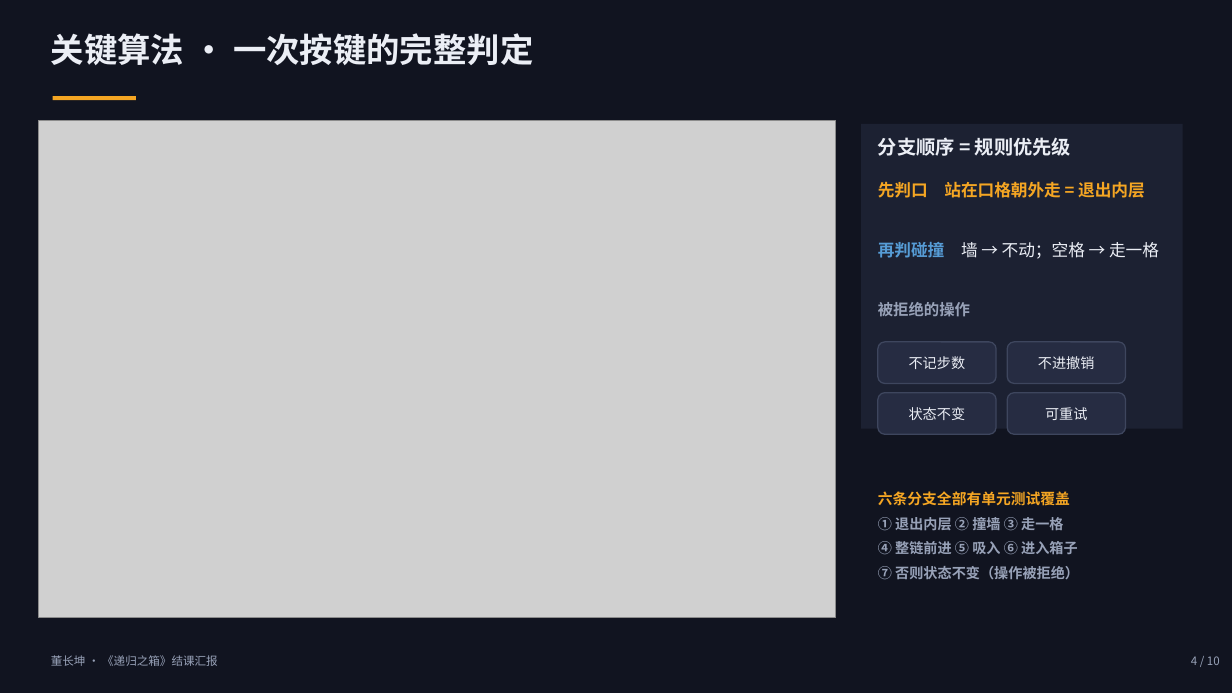
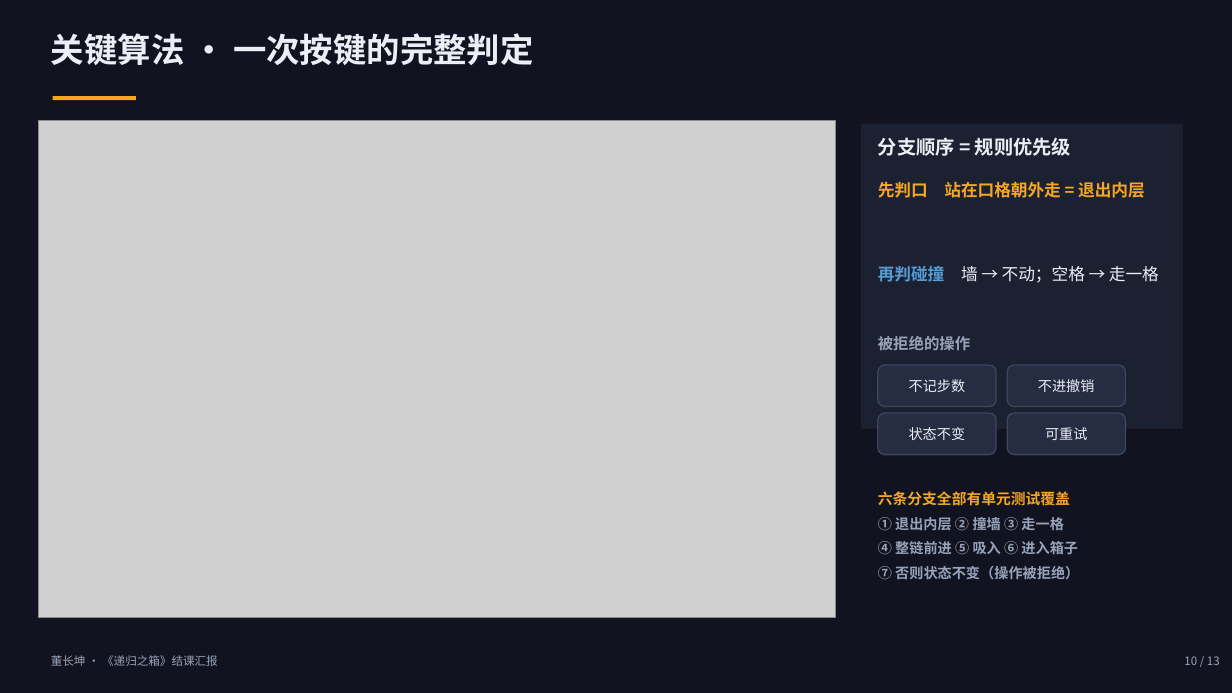
Before and after one commit to xxdw1017/parabox, a slide deck: slide 10 of 递归之箱_结课汇报_董长坤.pptx (slide 4 before the commit). Drawn at 1232x693 pixels with LibreOffice and Linux fonts; fonts in the diff are those of the drawing; grey boxes stand for pictures. Boxes give left, top, right and bottom in pixels: in the first picture for what was removed or moved away, otherwise in the second. Text is boxed around its words. In the diff, an @@ line names an element or a change of style, - is before the commit and + after.

```diff
--- a/递归之箱_结课汇报_董长坤.pptx
+++ b/递归之箱_结课汇报_董长坤.pptx
@@ text "再判碰撞 墙 → 不动；空格 → ...": place and size @@
-text "再判碰撞 墙 → 不动；空格 → ..." at (878,242,1159,259)
+text "再判碰撞 墙 → 不动；空格 → ..." at (878,266,1159,283)
@@ text "被拒绝的操作": place and size @@
-text "被拒绝的操作" at (878,302,970,316)
+text "被拒绝的操作" at (878,336,970,350)
@@ rounded rectangle "不记步数": place and size @@
-rounded rectangle "不记步数" at (878,342,996,384)
+rounded rectangle "不记步数" at (878,365,996,407)
@@ rounded rectangle "不进撤销": place and size @@
-rounded rectangle "不进撤销" at (1007,342,1126,384)
+rounded rectangle "不进撤销" at (1007,365,1126,407)
@@ rounded rectangle "状态不变": place and size @@
-rounded rectangle "状态不变" at (878,393,996,434)
+rounded rectangle "状态不变" at (878,413,996,455)
@@ rounded rectangle "可重试": place and size @@
-rounded rectangle "可重试" at (1007,393,1126,434)
+rounded rectangle "可重试" at (1007,413,1126,455)
@@ text at (1184,656,1220,665): text changed @@
-4 / 10
+10 / 13
```
Also in this commit, not shown: 6 other slides changed, 5 slides added, 2 slides removed, 2 other files.
